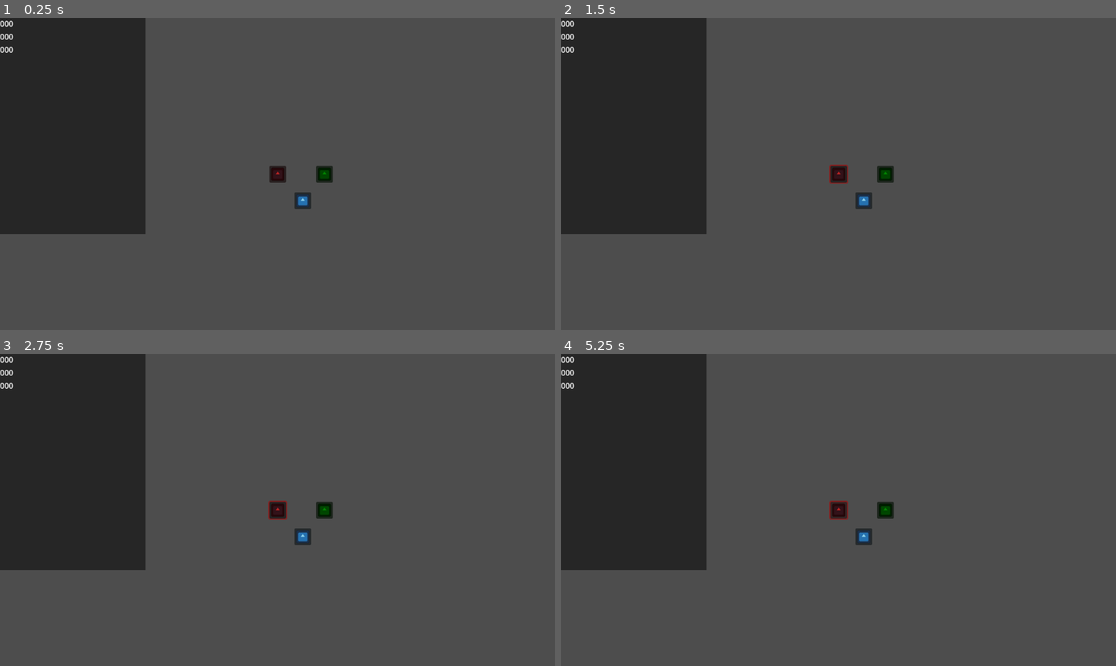
Above: before the commit, frames 1-4 (two rows, left to right).
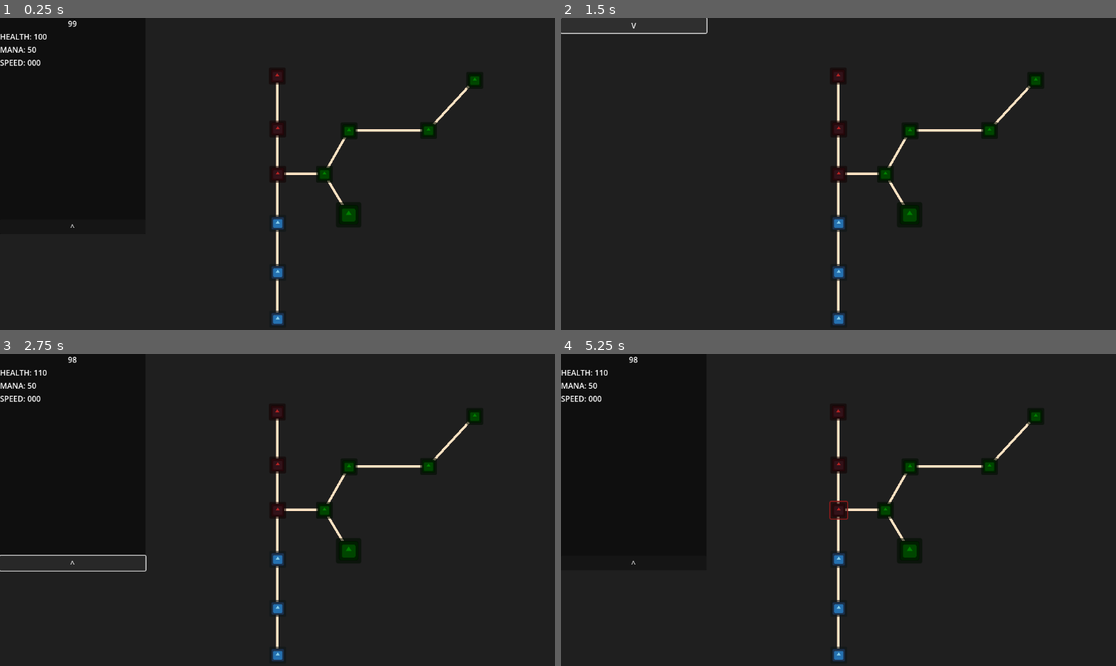
Above: after the commit, the same moments.

Repository: Aidan-Harrison/Game-Development
Game: Godot game, scene res://Tree/skill_tree.tscn
The game is run twice, just before and just after one commit, with the same random seed, the same clock (stepped at 60 frames per second) and the same inputs. The engine's default icon, where the game draws it, is replaced by a stand-in: a white triangle on a blue panel in a dark square.
Inputs (mouse positions are in pixels of both pictures, inside the frame that each line leads up to):
- Up to frame 1 (0.25 s): no input
- Up to frame 2 (1.5 s): click (838, 174) at 0.52 s; click (633, 227) at 1.25 s, where only the run after the commit has a clickable "^"
- Up to frame 3 (2.75 s): click (72, 360) at 2 s, where only the run after the commit has a clickable "V"
- Up to frame 4 (5.25 s): click (838, 510) at 2.77 s; click (633, 563) at 3.5 s, where only the run after the commit has a clickable "^"; click (633, 360) at 4.25 s, where only the run after the commit has a clickable "V"; click (838, 510) at 5.02 s

The runs differ from the first frame. In frame 1, 82% of the frame differs, in the area x 0-100%, y 0-100%; in frame 2, 82%; in frame 3, 82%; in frame 4, 82%.

Commit message:
PoESkillTree v0.1

Diff:
--- a/PoESkillTree/Character/Character.gd
+++ b/PoESkillTree/Character/Character.gd
@@ -1,7 +1,18 @@
 extends Node;
 
-@onready var character_file = preload("res://Character.gd");
-var CHAR : Character = null;
-
-func _ready() -> void:
-	CHAR = character_file.new();
+# Core
+var Name   : String = "Default Character";
+var Health : float = 100.0;
+var Mana   : float = 50.0;
+var MoveSpeed : float = 10.0;
+# Defences
+var Armour : float = 1.0;
+var Block  : float = 1.0;
+var Dodge  : float = 1.0;
+# Resistances
+var FireResistance      : float = 0.0;
+var ColdResistance      : float = 0.0;
+var LightningResistance : float = 0.0;
+# General
+var TotalSkillPoints : int = 99;
+var SkillPointsLeft : int = TotalSkillPoints;
--- a/PoESkillTree/Character/STAT_Display.gd
+++ b/PoESkillTree/Character/STAT_Display.gd
@@ -1,5 +1,20 @@
 extends Control;
 
-@onready var HealthValue : Label = $ColorRect/VBoxContainer/VALUE_Health;
-@onready var ManaValue : Label = $ColorRect/VBoxContainer/VALUE_Mana;
-@onready var SpeedValue : Label = $ColorRect/VBoxContainer/VALUE_Speed;
+@onready var background  : ColorRect = $ColorRect;
+
+# Core
+@onready var SkillPoints : Label = $ColorRect/VBoxContainer/SKILLPOINTS;
+@onready var HealthValue : Label = $ColorRect/VBoxContainer/HealthContainer/VALUE_Health;
+@onready var ManaValue   : Label = $ColorRect/VBoxContainer/ManaContainer/VALUE_Mana;
+@onready var SpeedValue  : Label = $ColorRect/VBoxContainer/SpeedContainer/VALUE_Speed;
+@onready var ShowHide : Button = $Show_Hide;
+
+func _on_show_hide_pressed() -> void:
+	if(background.visible):
+		background.visible = false;
+		ShowHide.position.y = 0;
+		ShowHide.text = "V";
+	else:
+		background.visible = true;
+		ShowHide.position.y = 419;
+		ShowHide.text = "^";
--- a/PoESkillTree/Character/STAT_Display.tscn
+++ b/PoESkillTree/Character/STAT_Display.tscn
@@ -27,14 +27,62 @@
 anchor_bottom = 0.998
 offset_bottom = -0.100006
 
-[node name="VALUE_Health" type="Label" parent="ColorRect/VBoxContainer"]
+[node name="SKILLPOINTS" type="Label" parent="ColorRect/VBoxContainer"]
+layout_mode = 2
+text = "99"
+horizontal_alignment = 1
+vertical_alignment = 1
+
+[node name="HealthContainer" type="HBoxContainer" parent="ColorRect/VBoxContainer"]
+layout_mode = 2
+
+[node name="HEALTH" type="Label" parent="ColorRect/VBoxContainer/HealthContainer"]
+layout_mode = 2
+text = "HEALTH:"
+
+[node name="VALUE_Health" type="Label" parent="ColorRect/VBoxContainer/HealthContainer"]
 layout_mode = 2
 text = "000"
+horizontal_alignment = 1
+vertical_alignment = 1
 
-[node name="VALUE_Mana" type="Label" parent="ColorRect/VBoxContainer"]
+[node name="ManaContainer" type="HBoxContainer" parent="ColorRect/VBoxContainer"]
+layout_mode = 2
+
+[node name="MANA" type="Label" parent="ColorRect/VBoxContainer/ManaContainer"]
+layout_mode = 2
+text = "MANA:"
+
+[node name="VALUE_Mana" type="Label" parent="ColorRect/VBoxContainer/ManaContainer"]
 layout_mode = 2
 text = "000"
+horizontal_alignment = 1
+vertical_alignment = 1
 
-[node name="VALUE_Speed" type="Label" parent="ColorRect/VBoxContainer"]
+[node name="SpeedContainer" type="HBoxContainer" parent="ColorRect/VBoxContainer"]
+layout_mode = 2
+
+[node name="SPEED" type="Label" parent="ColorRect/VBoxContainer/SpeedContainer"]
+layout_mode = 2
+text = "SPEED:"
+
+[node name="VALUE_Speed" type="Label" parent="ColorRect/VBoxContainer/SpeedContainer"]
 layout_mode = 2
 text = "000"
+horizontal_alignment = 1
+vertical_alignment = 1
+
+[node name="Show_Hide" type="Button" parent="."]
+layout_mode = 1
+anchors_preset = -1
+anchor_top = 0.647
+anchor_right = 0.262
+anchor_bottom = 0.694
+offset_top = -0.256012
+offset_right = 0.175964
+offset_bottom = 0.287994
+grow_horizontal = 2
+grow_vertical = 0
+text = "^"
+
+[connection signal="pressed" from="Show_Hide" to="." method="_on_show_hide_pressed"]
--- a/PoESkillTree/FunctionSet.gd
+++ b/PoESkillTree/FunctionSet.gd
@@ -4,6 +4,11 @@
 var CharacterDisplay = null;
 
 enum ADJUST_ID{HEALTH, MANA, SPEED};
+
+func REFRESH_DISPLAY() -> void:
+	CharacterDisplay.SkillPoints.text = str(ActiveCharacter.SkillPointsLeft);
+	CharacterDisplay.HealthValue.text = str(ActiveCharacter.Health);
+	CharacterDisplay.ManaValue.text   = str(ActiveCharacter.Mana);
 
 func STAT_ADJUST_CORE(STAT_TO_ADJUST : int, Value : float) -> void:
 	match(STAT_TO_ADJUST):
@@ -16,6 +21,11 @@
 		ADJUST_ID.SPEED:
 			ActiveCharacter.Speed  += Value;
 			CharacterDisplay.SpeedValue.text = str(ActiveCharacter.Speed);
+	if(Value > 0.0):
+		ActiveCharacter.SkillPointsLeft -= 1;
+	else:
+		ActiveCharacter.SkillPointsLeft += 1;
+	CharacterDisplay.SkillPoints.text = str(ActiveCharacter.SkillPointsLeft);
 
 func STAT_ADJUST_DEFENCE(STAT_TO_ADJUST : int, Value : float) -> void:
 	pass;
--- a/PoESkillTree/Tree/Node.gd
+++ b/PoESkillTree/Tree/Node.gd
@@ -1,35 +1,60 @@
 extends Node2D;
 
-enum TYPE{MINOR, MAJOR, NOTABLE};
-enum CORE_TYPE{CORE, DEFENCE, RESISTANCE};
-enum STAT_TYPE{STRENGTH, DEXTERITY, INTELLIGENCE};
+# Core
+@export_enum("MINOR", "MAJOR", "NOTABLE") var TYPE;
+@export_enum("CORE", "DEFENCE", "RESISTANCE") var CORE_TYPE;
+@export_enum("STRENGTH", "DEXTERITY", "INTELLIGENCE") var STAT_TYPE;
+@export var ValueToGive : float = 10.0;
+var Taken : bool = false;
 
-# Core
-@export var TYPE_ID : int = TYPE.MAJOR;
-@export var CORE_TYPE_ID : int = CORE_TYPE.CORE;
-@export var STAT_TYPE_ID : int = STAT_TYPE.STRENGTH;
-@export var ValueToGive : float = 1.0;
+@export var IsSingle : bool = false;
+@export var PreviousNode : Node2D = null;
+var NextNode : Node2D = null;
 
 func _ready() -> void:
-	match(STAT_TYPE_ID):
-		STAT_TYPE.STRENGTH:
-			modulate = Color.FIREBRICK;
-		STAT_TYPE.DEXTERITY:
-			modulate = Color.WEB_GREEN;
-		STAT_TYPE.INTELLIGENCE:
-			modulate = Color.SKY_BLUE;
+	match(TYPE):
+		0: pass;
+		1: scale *= 1.5;
+		2: pass;
+	match(STAT_TYPE):
+		0: modulate = Color.FIREBRICK;
+		1: modulate = Color.WEB_GREEN;
+		2: modulate = Color.SKY_BLUE;
+	if(PreviousNode != null):
+		PreviousNode.NextNode = self;
 
 func _on_button_pressed() -> void:
-	match(TYPE_ID):
-		TYPE.MINOR:
-			match(CORE_TYPE_ID):
-				CORE_TYPE.CORE:
-					FunctionSet.STAT_ADJUST_CORE(0, ValueToGive);
-				CORE_TYPE.DEFENCE:
-					FunctionSet.STAT_ADJUST_DEFENCE(0, ValueToGive);
-				CORE_TYPE.RESISTANCE:
-					FunctionSet.STAT_ADJUST_RESISTANCE(0, ValueToGive);
-		TYPE.MAJOR:
-			pass;
-		TYPE.NOTABLE:
-			pass;
+	var cont : bool = false;
+	if(PreviousNode == null && !IsSingle):
+		return;
+	if(PreviousNode == null && IsSingle):
+		cont = true;
+	if(!cont):
+		if(!PreviousNode.Taken && !IsSingle):
+			return;
+	if(Taken):
+		if(NextNode != null && NextNode.Taken):
+			return;
+		match(TYPE):
+			0:
+				match(CORE_TYPE):
+					0: FunctionSet.STAT_ADJUST_CORE(0, -ValueToGive);
+					1: FunctionSet.STAT_ADJUST_DEFENCE(0, -ValueToGive);
+					2: FunctionSet.STAT_ADJUST_RESISTANCE(0, -ValueToGive);
+			1:
+				pass;
+			2:
+				pass;
+		Taken = false;
+	else:
+		match(TYPE):
+			0:
+				match(CORE_TYPE):
+					0: FunctionSet.STAT_ADJUST_CORE(0, ValueToGive);
+					1: FunctionSet.STAT_ADJUST_DEFENCE(0, ValueToGive);
+					2: FunctionSet.STAT_ADJUST_RESISTANCE(0, ValueToGive);
+			1:
+				pass;
+			2:
+				pass;
+		Taken = true;
--- a/PoESkillTree/Tree/Node.tscn
+++ b/PoESkillTree/Tree/Node.tscn
@@ -3,7 +3,7 @@
 [ext_resource type="Script" path="res://Tree/Node.gd" id="1_y6wnl"]
 [ext_resource type="Texture2D" uid="uid://xwu7y6owlnax" path="res://icon.svg" id="2_i0peh"]
 
-[node name="Node" type="Node2D"]
+[node name="Node" type="Node2D" groups=["Node"]]
 script = ExtResource("1_y6wnl")
 
 [node name="Button" type="Button" parent="."]
--- a/PoESkillTree/Tree/skill_tree.gd
+++ b/PoESkillTree/Tree/skill_tree.gd
@@ -2,15 +2,46 @@
 
 @onready var Cam : Camera2D = $Camera2D;
 @onready var CharacterRef : PackedScene = preload("res://Character/Character.tscn");
-@onready var CharacterDisplay : Control = $StatDisplay;
+@onready var CharacterDisplay : Control = $Camera2D/StatDisplay;
+@onready var Background : ColorRect = $Background;
 
 var CurrentCharacter = null;
 
+var IsPanningCamera : bool = false;
+var Mouse : Vector2 = Vector2.ZERO;
+
 func _ready() -> void:
+	# Go through nodes and build tree
+	for node in get_children():
+		if(node.is_in_group("Node") && node.PreviousNode != null):
+			var NewLine : Line2D = Line2D.new();
+			add_child(NewLine); # Add to nodes to change line visuals! | DO
+			NewLine.add_point(node.PreviousNode.position);
+			NewLine.add_point(node.position);
+			NewLine.width = 5.0;
+			NewLine.default_color = Color.BISQUE;
+			NewLine.z_index = -1;
+
 	CurrentCharacter = CharacterRef.instantiate();
 	add_child(CurrentCharacter);
 	FunctionSet.ActiveCharacter = CurrentCharacter;
 	FunctionSet.CharacterDisplay = CharacterDisplay;
+	FunctionSet.REFRESH_DISPLAY();
+
+func _process(delta) -> void:
+	if(!IsPanningCamera):
+		return;
+	Cam.position -= Mouse;
+	Mouse = Vector2.ZERO;
 
 func _input(event) -> void:
-	pass;
+	if(event is InputEventMouseMotion):
+		Mouse = event.relative;
+	if(Input.is_action_just_pressed("RightClick")):
+		IsPanningCamera = true;
+	elif(Input.is_action_just_released("RightClick")):
+		IsPanningCamera = false;
+	if(Input.is_action_pressed("ScrollUp")):
+		Cam.zoom += Vector2(0.1, 0.1);
+	elif(Input.is_action_pressed("ScrollDown")):
+		Cam.zoom -= Vector2(0.1, 0.1);
--- a/PoESkillTree/Tree/skill_tree.tscn
+++ b/PoESkillTree/Tree/skill_tree.tscn
@@ -7,20 +7,100 @@
 [node name="SkillTree" type="Node2D"]
 script = ExtResource("1_gxpgi")
 
-[node name="StatDisplay" parent="." instance=ExtResource("3_ud7b3")]
+[node name="Background" type="ColorRect" parent="."]
+z_index = -2
+anchors_preset = 15
+anchor_right = 1.0
+anchor_bottom = 1.0
+offset_left = -583.0
+offset_top = -332.0
+offset_right = 581.0
+offset_bottom = 328.0
+grow_horizontal = 2
+grow_vertical = 2
+color = Color(0.121569, 0.121569, 0.121569, 1)
+
+[node name="Camera2D" type="Camera2D" parent="."]
+
+[node name="StatDisplay" parent="Camera2D" instance=ExtResource("3_ud7b3")]
 offset_left = -576.0
 offset_top = -324.0
 offset_right = 576.0
 offset_bottom = 323.0
 
 [node name="Node" parent="." instance=ExtResource("2_wfb0f")]
+TYPE = 0
+CORE_TYPE = 0
+STAT_TYPE = 0
+IsSingle = true
 
-[node name="Node2" parent="." instance=ExtResource("2_wfb0f")]
+[node name="Node8" parent="." node_paths=PackedStringArray("PreviousNode") instance=ExtResource("2_wfb0f")]
+position = Vector2(0, -94)
+TYPE = 0
+CORE_TYPE = 0
+STAT_TYPE = 0
+PreviousNode = NodePath("../Node")
+
+[node name="Node9" parent="." node_paths=PackedStringArray("PreviousNode") instance=ExtResource("2_wfb0f")]
+position = Vector2(-1, -204)
+TYPE = 0
+CORE_TYPE = 0
+STAT_TYPE = 0
+PreviousNode = NodePath("../Node8")
+
+[node name="Node2" parent="." node_paths=PackedStringArray("PreviousNode") instance=ExtResource("2_wfb0f")]
 position = Vector2(97, 0)
-STAT_TYPE_ID = 1
+TYPE = 0
+CORE_TYPE = 0
+STAT_TYPE = 1
+PreviousNode = NodePath("../Node")
 
-[node name="Node3" parent="." instance=ExtResource("2_wfb0f")]
-position = Vector2(52, 55)
-STAT_TYPE_ID = 2
+[node name="Node4" parent="." node_paths=PackedStringArray("PreviousNode") instance=ExtResource("2_wfb0f")]
+position = Vector2(147, 84)
+TYPE = 1
+CORE_TYPE = 0
+STAT_TYPE = 1
+ValueToGive = 30.0
+PreviousNode = NodePath("../Node2")
 
-[node name="Camera2D" type="Camera2D" parent="."]
+[node name="Node3" parent="." node_paths=PackedStringArray("PreviousNode") instance=ExtResource("2_wfb0f")]
+position = Vector2(0, 102)
+TYPE = 0
+CORE_TYPE = 0
+STAT_TYPE = 2
+PreviousNode = NodePath("../Node")
+
+[node name="Node10" parent="." node_paths=PackedStringArray("PreviousNode") instance=ExtResource("2_wfb0f")]
+position = Vector2(0, 204)
+TYPE = 0
+CORE_TYPE = 0
+STAT_TYPE = 2
+PreviousNode = NodePath("../Node3")
+
+[node name="Node11" parent="." node_paths=PackedStringArray("PreviousNode") instance=ExtResource("2_wfb0f")]
+position = Vector2(0, 301)
+TYPE = 0
+CORE_TYPE = 0
+STAT_TYPE = 2
+PreviousNode = NodePath("../Node10")
+
+[node name="Node5" parent="." node_paths=PackedStringArray("PreviousNode") instance=ExtResource("2_wfb0f")]
+position = Vector2(148, -90)
+TYPE = 0
+CORE_TYPE = 0
+STAT_TYPE = 1
+PreviousNode = NodePath("../Node2")
+
+[node name="Node6" parent="." node_paths=PackedStringArray("PreviousNode") instance=ExtResource("2_wfb0f")]
+position = Vector2(313, -91)
+TYPE = 0
+CORE_TYPE = 0
+STAT_TYPE = 1
+PreviousNode = NodePath("../Node5")
+
+[node name="Node7" parent="." node_paths=PackedStringArray("PreviousNode") instance=ExtResource("2_wfb0f")]
+position = Vector2(409, -195)
+TYPE = 0
+CORE_TYPE = 0
+STAT_TYPE = 1
+PreviousNode = NodePath("../Node6")
--- a/PoESkillTree/project.godot
+++ b/PoESkillTree/project.godot
@@ -19,3 +19,26 @@
 
 Character="*res://Character.gd"
 FunctionSet="*res://FunctionSet.gd"
+
+[input]
+
+LeftClick={
+"deadzone": 0.5,
+"events": [Object(InputEventMouseButton,"resource_local_to_scene":false,"resource_name":"","device":-1,"window_id":0,"alt_pressed":false,"shift_pressed":false,"ctrl_pressed":false,"meta_pressed":false,"button_mask":0,"position":Vector2(0, 0),"global_position":Vector2(0, 0),"factor":1.0,"button_index":1,"canceled":false,"pressed":false,"double_click":false,"script":null)
+]
+}
+RightClick={
+"deadzone": 0.5,
+"events": [Object(InputEventMouseButton,"resource_local_to_scene":false,"resource_name":"","device":-1,"window_id":0,"alt_pressed":false,"shift_pressed":false,"ctrl_pressed":false,"meta_pressed":false,"button_mask":0,"position":Vector2(0, 0),"global_position":Vector2(0, 0),"factor":1.0,"button_index":2,"canceled":false,"pressed":false,"double_click":false,"script":null)
+]
+}
+ScrollUp={
+"deadzone": 0.5,
+"events": [Object(InputEventMouseButton,"resource_local_to_scene":false,"resource_name":"","device":-1,"window_id":0,"alt_pressed":false,"shift_pressed":false,"ctrl_pressed":false,"meta_pressed":false,"button_mask":0,"position":Vector2(0, 0),"global_position":Vector2(0, 0),"factor":1.0,"button_index":4,"canceled":false,"pressed":false,"double_click":false,"script":null)
+]
+}
+ScrollDown={
+"deadzone": 0.5,
+"events": [Object(InputEventMouseButton,"resource_local_to_scene":false,"resource_name":"","device":-1,"window_id":0,"alt_pressed":false,"shift_pressed":false,"ctrl_pressed":false,"meta_pressed":false,"button_mask":0,"position":Vector2(0, 0),"global_position":Vector2(0, 0),"factor":1.0,"button_index":5,"canceled":false,"pressed":false,"double_click":false,"script":null)
+]
+}
